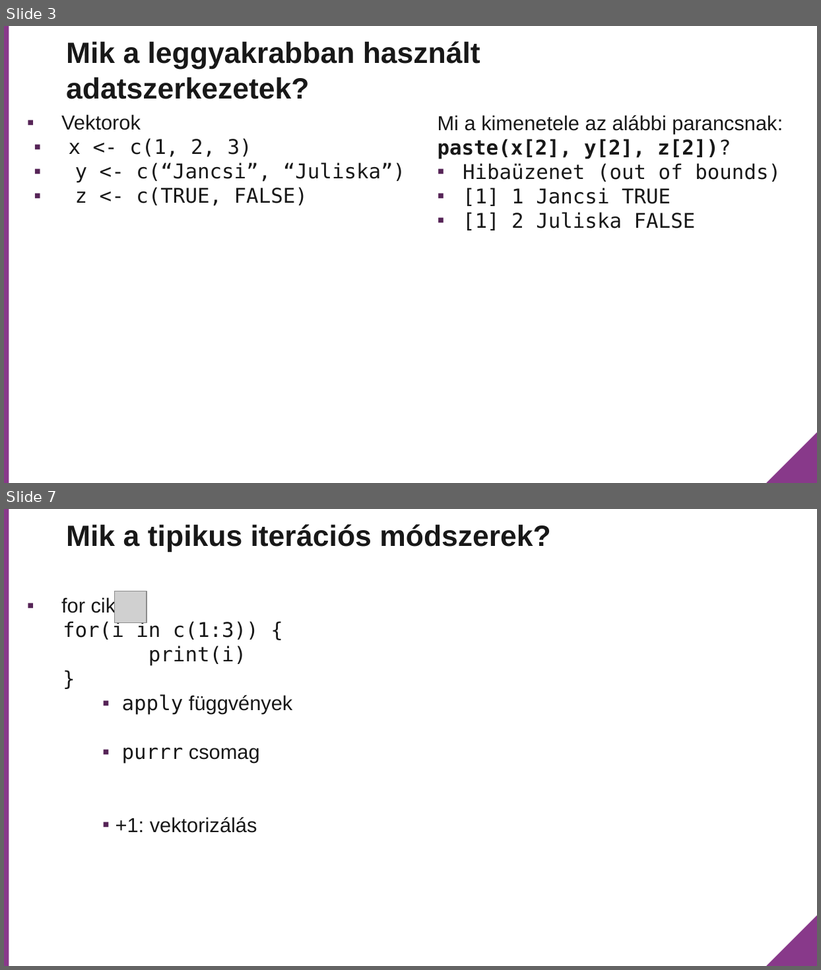
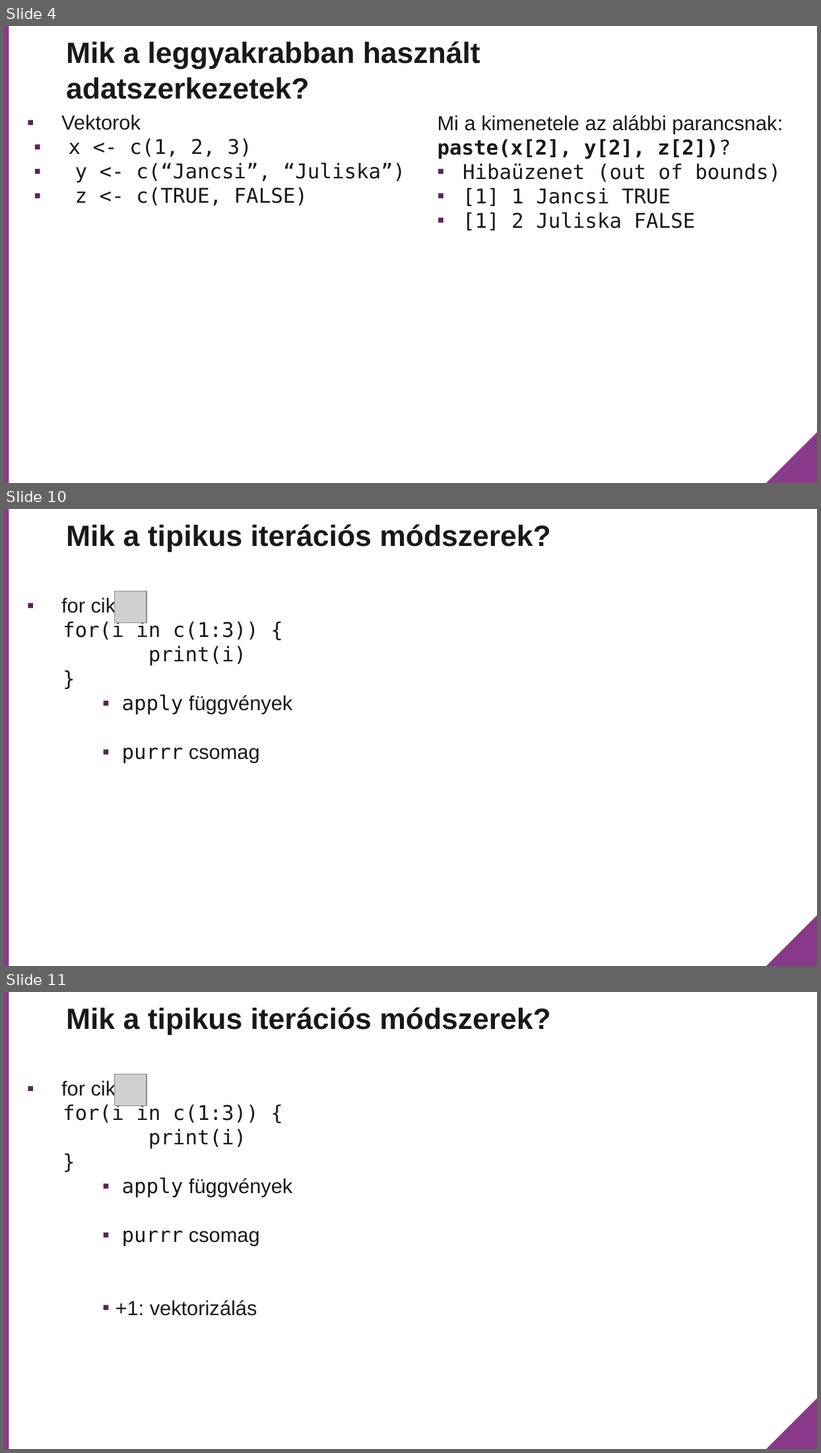
Before and after one commit to rladies/meetup-presentations_budapest, a slide deck: Meetup_2018_03_09/Data structures and loops/ppt/Adatszerkezetek.pptx. Shown one above the other, each under a label of ours: slides 3 and 7 before the commit, slides 4, 10 and 11 after it; the slides between them are not shown. The pictures are 821x970 and 821x1453 pixels, drawn with LibreOffice and Linux fonts; fonts in the diff are those of the drawing; grey boxes stand for pictures; background and template pictures are left out. Boxes give left, top, right and bottom in pixels: in the first picture for what was removed or moved away, otherwise in the second. Text is boxed around its words. In the diff, an @@ line names an element or a change of style, - is before the commit and + after.

```diff
--- a/Meetup_2018_03_09/Data structures and loops/ppt/Adatszerkezetek.pptx
+++ b/Meetup_2018_03_09/Data structures and loops/ppt/Adatszerkezetek.pptx
@@ slide 10 added at (4, 509, 817, 966), background #FFFFFF; not listed: 2 template elements that a slide beside it also shows @@
@@ title added at (66, 524, 551, 553), 26 pt, text #181818, bold @@
+Mik a tipikus iterációs módszerek?
@@ text added at (61, 597, 292, 764), 18 pt, text #181818 @@
+▪ for ciklus
+for(i in c(1:3)) {
+  print(i)
+  }
+▪ apply függvények
+▪ purrr csomag
@@ picture added at (115, 591, 147, 623) @@
@@ what was slide 3 is now slide 4 @@
@@ what was slide 7 is now slide 11 @@
```
Also in this commit, not shown: 4 slides changed, 3 other slides added, 2 other files.
